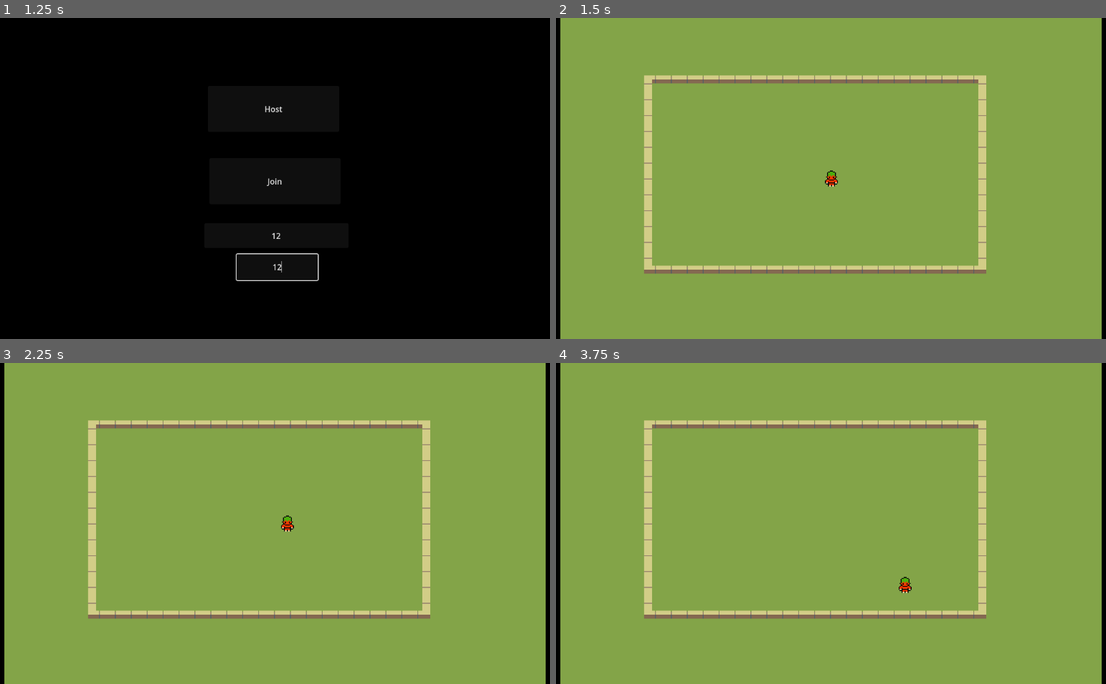
Above: before the commit, frames 1-4 (two rows, left to right).
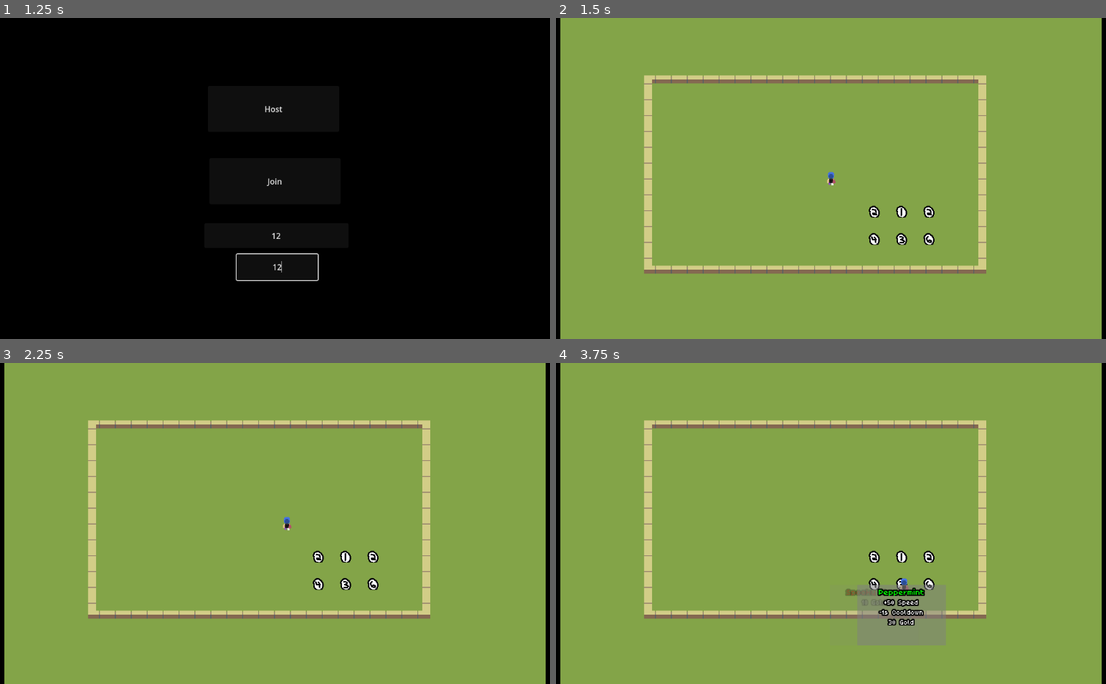
Above: after the commit, the same moments.

Repository: Gloocas/SGDF24Demo
Game: Godot game, scene res://src/world.tscn
Two runs of this game, one before a commit and one after it. Both use one fixed random seed, a clock stepped at 60 frames per second and the inputs below.
Inputs (mouse positions are in pixels of both pictures, inside the frame that each line leads up to):
- Up to frame 1 (1.25 s): click (275, 236) at 0.52 s; type "12" at 0.6 s; click (275, 268) at 0.75 s; type "12" at 0.83 s
- Up to frame 2 (1.5 s): click "Host" at 1.25 s
- Up to frame 3 (2.25 s): tap Enter at 2 s; hold D (Right) from 2.03 s (still down); tap Shift (Dash) at 2.1 s
- Up to frame 4 (3.75 s): release D (Right) at 2.78 s; hold S (Down) 2.78-3.53 s; tap Space (Dodge) at 2.85 s; hold D (Right) from 3.53 s (still down); tap Shift (Dash) at 3.6 s

Frame 1 is identical in both runs. In frame 2, 0.5% of the frame differs, in the area x 48-69%, y 47-71%; in frame 3, 0.5%; in frame 4, 3.3%, in the area x 52-71%, y 58-88%.

Commit message:
new player anim

Diff:
--- a/src/player.tscn
+++ b/src/player.tscn
@@ -1,7 +1,7 @@
 [gd_scene load_steps=10 format=3 uid="uid://dpi7a4qfsh1wm"]
 
 [ext_resource type="Script" path="res://src/player.gd" id="1_3kq2g"]
-[ext_resource type="Texture2D" uid="uid://ucqgp708n5b3" path="res://assets/6PV2Qk.png" id="2_my2j8"]
+[ext_resource type="Texture2D" uid="uid://dj6sgnsmuom8h" path="res://assets/32x32_animsheet-Sheet.png" id="2_je78k"]
 
 [sub_resource type="RectangleShape2D" id="RectangleShape2D_ovwef"]
 size = Vector2(16, 6)
@@ -34,11 +34,8 @@
 script = ExtResource("1_3kq2g")
 
 [node name="Sprite2D" type="Sprite2D" parent="."]
-scale = Vector2(2, 2)
-texture = ExtResource("2_my2j8")
-hframes = 15
-vframes = 8
-frame = 46
+texture = ExtResource("2_je78k")
+hframes = 16
 
 [node name="CollisionBox" type="CollisionShape2D" parent="."]
 position = Vector2(0, 13)
--- a/src/room_template.tscn
+++ b/src/room_template.tscn
@@ -1,8 +1,9 @@
-[gd_scene load_steps=8 format=3 uid="uid://bjowidxsi0cbp"]
+[gd_scene load_steps=9 format=3 uid="uid://bjowidxsi0cbp"]
 
 [ext_resource type="Texture2D" uid="uid://c7wxl7finxby1" path="res://assets/tilemapTest.png" id="2_28vhp"]
 [ext_resource type="Texture2D" uid="uid://c203nvnutto1" path="res://assets/TilesetsDownload/wall-8 - 2 tiles tall-transparency.png" id="2_abgsr"]
 [ext_resource type="Texture2D" uid="uid://8gkg7twybj17" path="res://assets/TilesetsDownload/wall-8 - 2 tiles tall.png" id="3_ca6hc"]
+[ext_resource type="PackedScene" uid="uid://dpdh7v7au573r" path="res://scenes/shop.tscn" id="4_ci0oy"]
 
 [sub_resource type="TileSetAtlasSource" id="TileSetAtlasSource_lap5y"]
 texture = ExtResource("2_28vhp")
@@ -152,3 +153,6 @@
 layer_0/tile_data = PackedInt32Array(-786449, 2, 0, -720913, 2, 0, -655377, 2, 0, -589841, 2, 0, -524305, 2, 0, -458769 …(13464 unchanged characters)…
 layer_1/name = "Walls"
 layer_1/tile_data = PackedInt32Array(-393228, 65538, 0, -393227, 131074, 0, -393226, 131074, 0, -393225, 131074, 0, -39 …(1168 unchanged characters)…
+
+[node name="Shop" parent="." instance=ExtResource("4_ci0oy")]
+position = Vector2(87, 67)
Binary file added: assets/32x32_animsheet-Sheet.png
Not shown, added: assets/32x32_animsheet-Sheet.png.import
